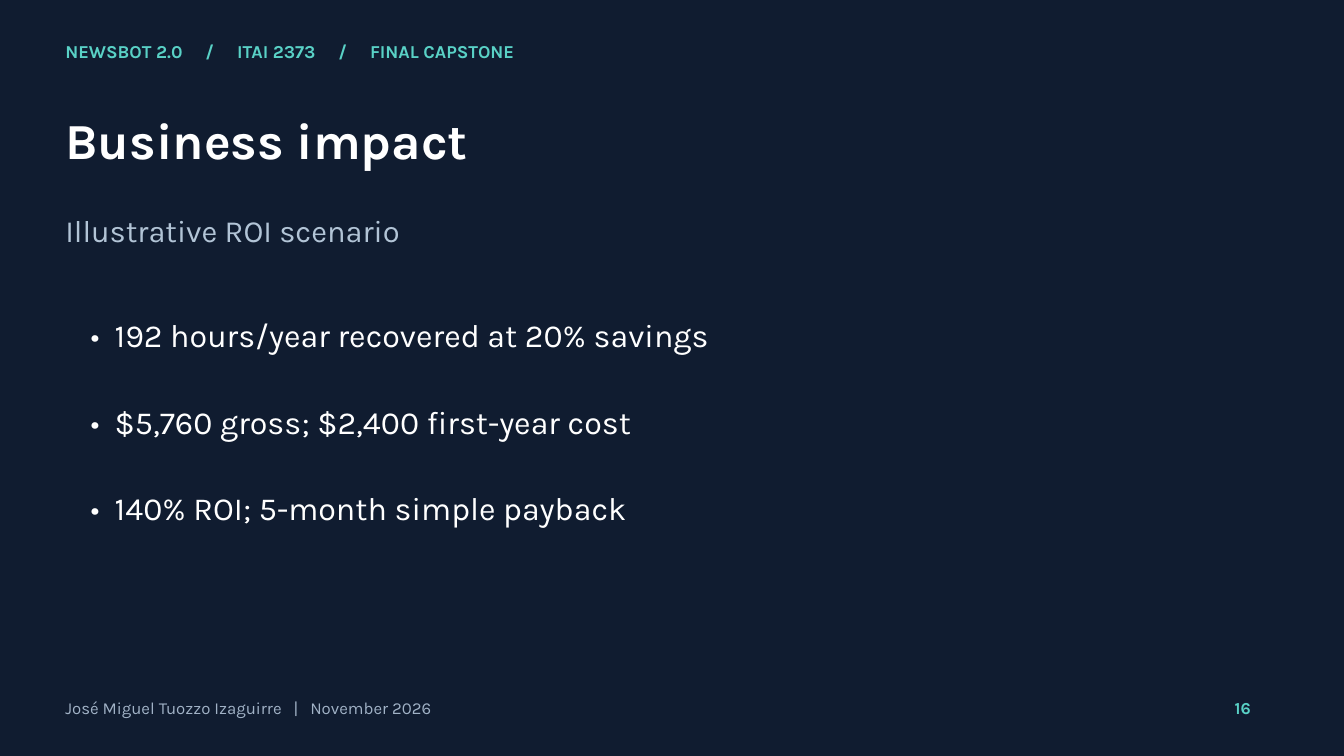
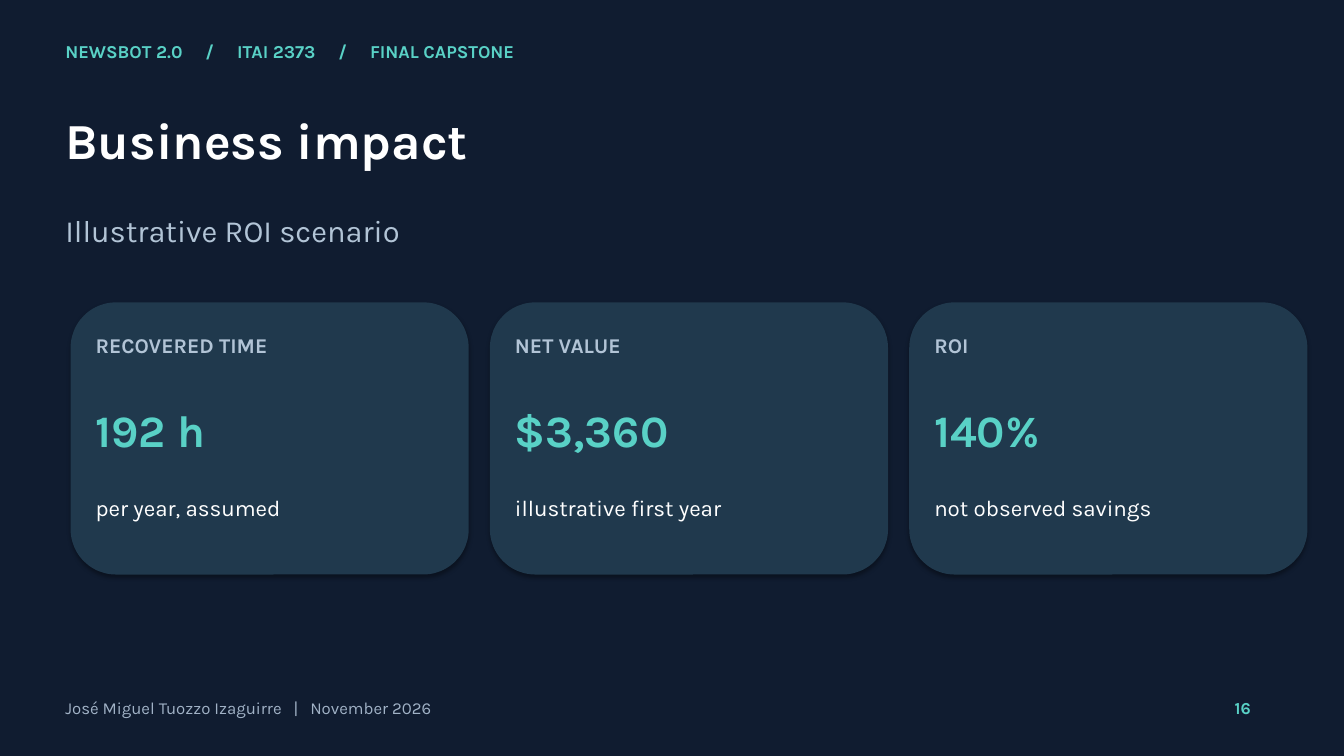
Before and after one commit to jtuozzo1616/Jose-Tuozzo-AI-Portfolio, a slide deck: slide 16 of ITAI2373-NewsBot-Final/reports/presentation.pptx. Drawn at 1344x756 pixels with LibreOffice and Linux fonts; fonts in the diff are those of the drawing. Boxes give left, top, right and bottom in pixels: in the first picture for what was removed or moved away, otherwise in the second. Text is boxed around its words. In the diff, an @@ line names an element or a change of style, - is before the commit and + after.

```diff
--- a/ITAI2373-NewsBot-Final/reports/presentation.pptx
+++ b/ITAI2373-NewsBot-Final/reports/presentation.pptx
@@ rounded rectangle added at (x1=71, y1=302, x2=469, y2=575), fill #20394D @@
@@ text removed at (x1=115, y1=323, x2=709, y2=355) @@
-• 192 hours/year recovered at 20% savings
@@ rounded rectangle added at (x1=490, y1=302, x2=888, y2=575), fill #20394D @@
@@ rounded rectangle added at (x1=909, y1=302, x2=1308, y2=575), fill #20394D @@
@@ text added at (x1=96, y1=339, x2=267, y2=353), 15 pt, text #B2C4D6, bold @@
+RECOVERED TIME
@@ text added at (x1=515, y1=339, x2=621, y2=353), 15 pt, text #B2C4D6, bold @@
+NET VALUE
@@ text added at (x1=934, y1=339, x2=968, y2=353), 15 pt, text #B2C4D6, bold @@
+ROI
@@ text added at (x1=96, y1=416, x2=205, y2=448), 32 pt, text #59D1C6, bold @@
+192 h
@@ text removed at (x1=115, y1=411, x2=631, y2=442) @@
-• $5,760 gross; $2,400 first-year cost
@@ text added at (x1=515, y1=414, x2=668, y2=453), 32 pt, text #59D1C6, bold @@
+$3,360
@@ text added at (x1=934, y1=417, x2=1039, y2=448), 32 pt, text #59D1C6, bold @@
+140%
@@ text added at (x1=96, y1=500, x2=281, y2=522), 16 pt, text #FFFFFF @@
+per year, assumed
@@ text removed at (x1=115, y1=498, x2=626, y2=528) @@
-• 140% ROI; 5-month simple payback
@@ text added at (x1=515, y1=500, x2=721, y2=522), 16 pt, text #FFFFFF @@
+illustrative first year
@@ text added at (x1=934, y1=500, x2=1152, y2=522), 16 pt, text #FFFFFF @@
+not observed savings
```
Also in this commit, not shown: 17 other slides changed, 33 other files.
